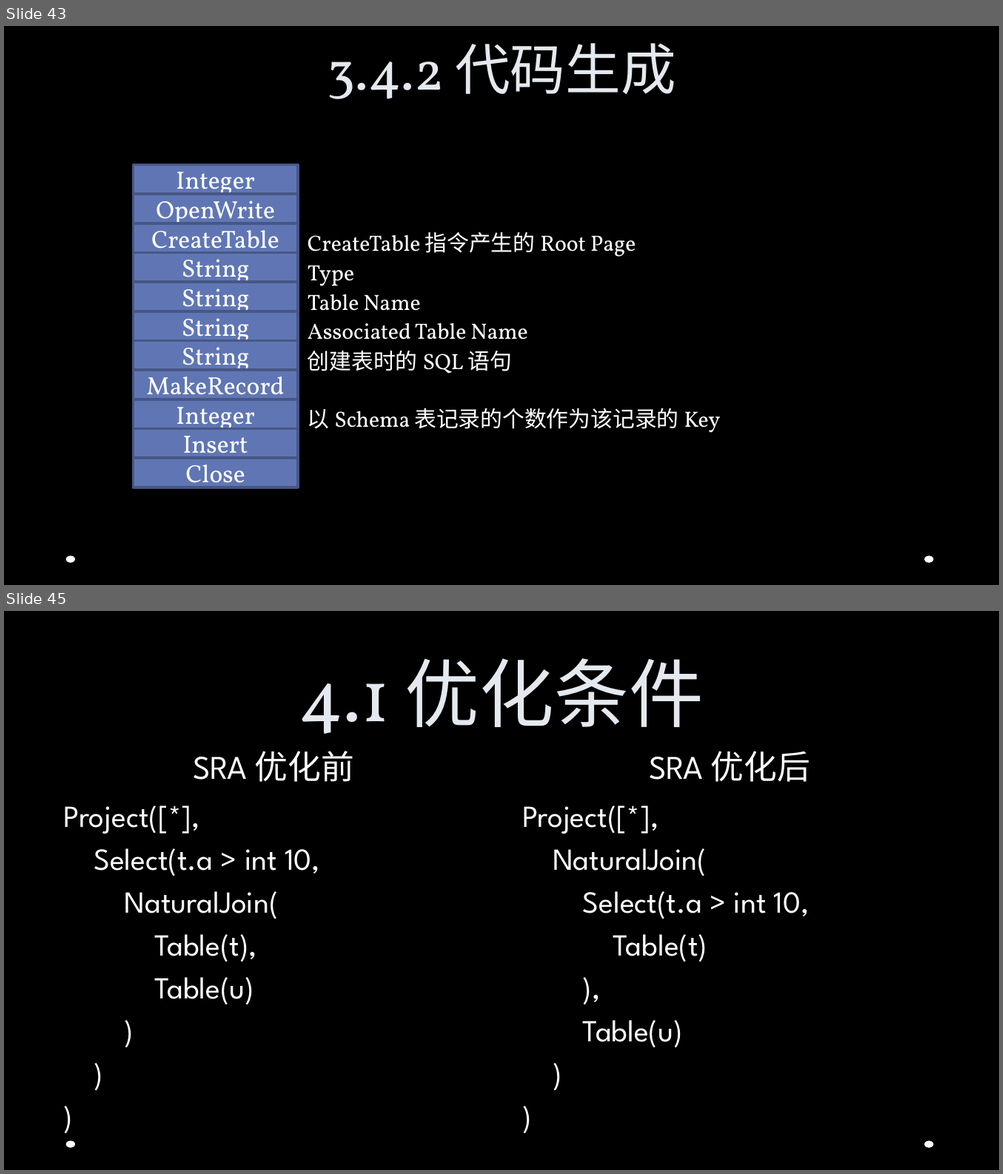
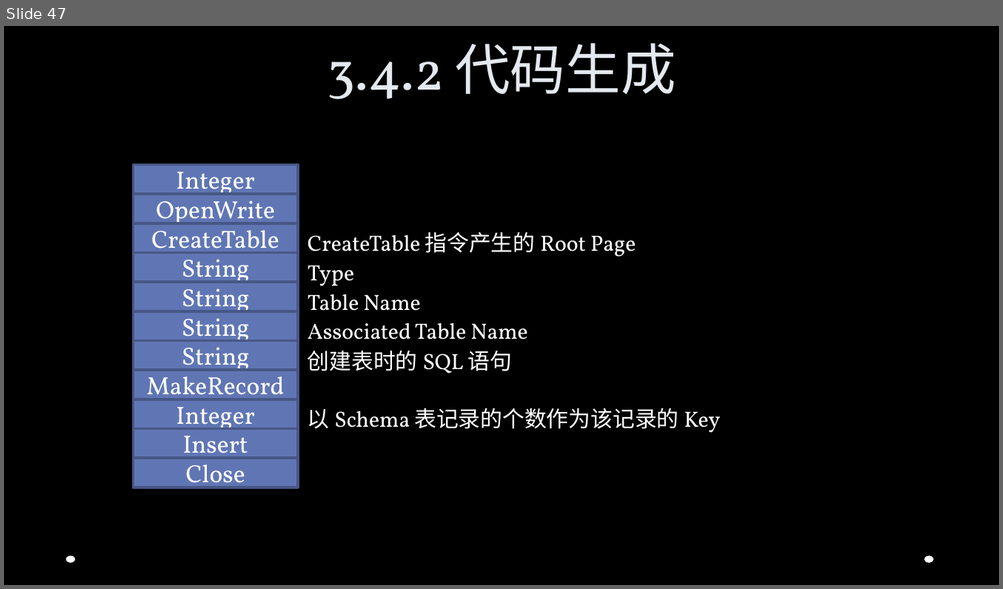
Before and after one commit to Jusot/chidb, a slide deck: documents/slides/ppt.pptx. Shown one above the other, each under a label of ours: slides 43 and 45 before the commit, slide 47 after it; the slides between them are not shown. The pictures are 1003x1174 and 1003x589 pixels, drawn with LibreOffice and Linux fonts; fonts in the diff are those of the drawing; background and template pictures are left out. Boxes give left, top, right and bottom in pixels: in the first picture for what was removed or moved away, otherwise in the second. Text is boxed around its words. In the diff, an @@ line names an element or a change of style, - is before the commit and + after.

```diff
--- a/documents/slides/ppt.pptx
+++ b/documents/slides/ppt.pptx
@@ slide 45 removed at (4, 611, 999, 1170), background picture (left out); not listed: 2 template elements that a slide beside it also shows @@
@@ title removed at (299, 658, 703, 755) @@
-4.1 优化条件
@@ text removed at (193, 751, 354, 782) @@
-SRA 优化前
@@ text removed at (649, 751, 810, 782) @@
-SRA 优化后
@@ text removed at (64, 806, 320, 1005) @@
-Project([*],
-Select(t.a > int 10,
-NaturalJoin(
-Table(t),
-Table(u)
-)
-)
-)
@@ text removed at (522, 806, 809, 1048) @@
-Project([*],
-NaturalJoin(
-Select(t.a > int 10,
-Table(t)
-),
-Table(u)
-)
-)
@@ what was slide 43 is now slide 47 @@
```
Also in this commit, not shown: 3 slides changed, 4 slides added, 6 other slides removed.
